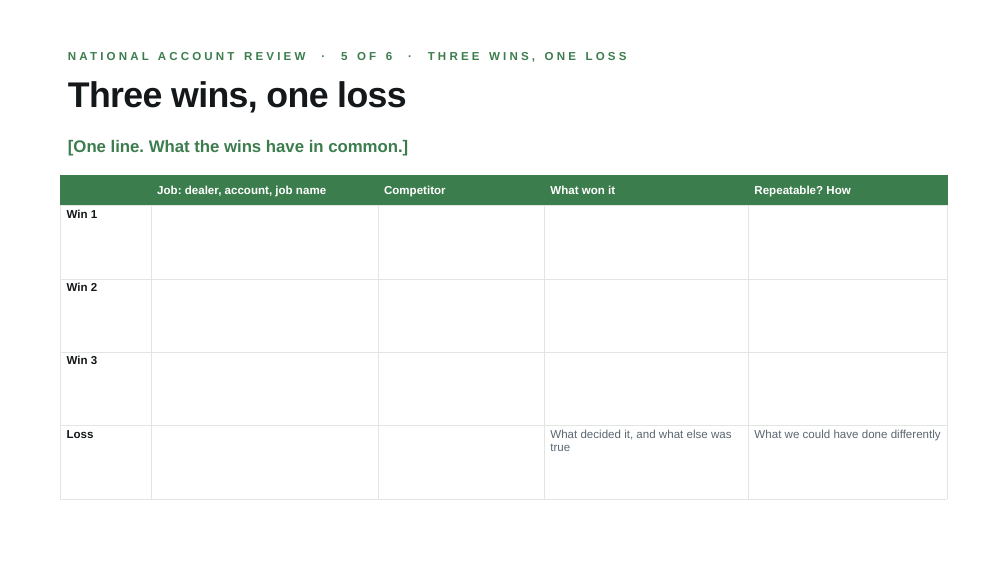
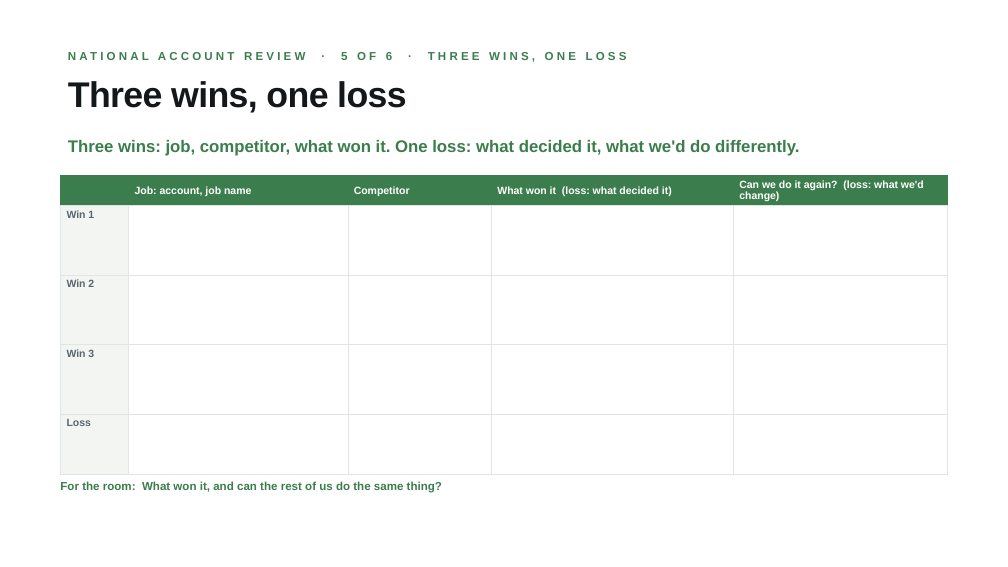
Before and after one commit to guralsnj/git_test, a slide deck: slide 6 of decks/territory-review/National Account Presentation - Mac.pptx. Drawn at 1008x567 pixels with LibreOffice and Linux fonts; fonts in the diff are those of the drawing; background and template pictures are left out. Boxes give left, top, right and bottom in pixels: in the first picture for what was removed or moved away, otherwise in the second. Text is boxed around its words. In the diff, an @@ line names an element or a change of style, - is before the commit and + after.

```diff
--- a/decks/territory-review/National Account Presentation - Mac.pptx
+++ b/decks/territory-review/National Account Presentation - Mac.pptx
@@ text at <box>68,140,799,156</box>: text changed @@
-[One line. What the wins have in common.]
+Three wins: job, competitor, what won it. One loss: what decided it, what we'd do differently.
@@ table at <box>60,175,948,475</box> @@
-row 1:  | Job: dealer, account, job name | Competitor | What won it | Repeatable? How
+row 1:  | Job: account, job name | Competitor | What won it (loss: what decided it) | Can we do it again? (loss: what we'd change)
-row 5, column 4: What decided it, and what else was true
+row 5, column 4: 
-row 5, column 5: What we could have done differently
+row 5, column 5: 
@@ fill #FFFFFF to #F2F5F2 in 4 cells @@
@@ size 11 to 10 pt in "Competitor", "Win 1", "Win 2", "Win 3" and 1 more places @@
@@ text colour #15181A to #5B6670 in "Win 1", "Win 2", "Win 3", "Loss" @@
@@ text added at <box>60,481,442,493</box>, 11 pt, text #3C7D4D, bold @@
+For the room: What won it, and can the rest of us do the same thing?
```
Also in this commit, not shown: 5 other slides changed, 3 other files.
